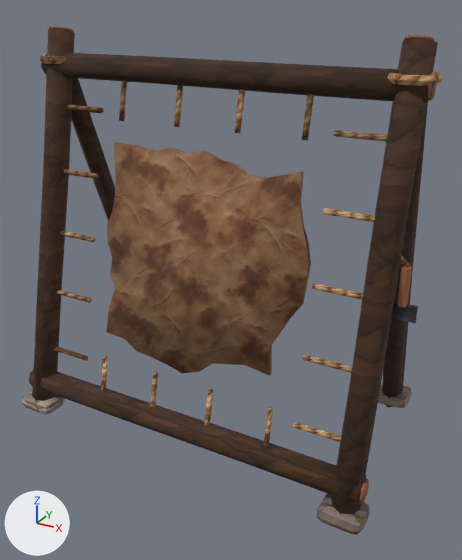
The glTF model assets/models/stations/tanning_rack.glb: old version first, new version second.
Camera for both pictures: a 50 mm camera at (1.17, -2.1, 1.69) aimed at (0.04, -0.05, 0.66). Arrows for +X, +Y and +Z are at lower left; the lights stay in place. The picture after the commit comes second. Vertices at exactly the same position are counted once.

In view in the first picture: 'model'.
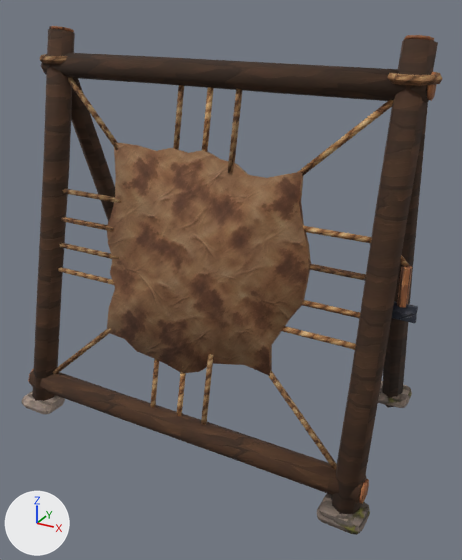
What differs and where, as boxes (x1, y1, x2, y2) in the pictures (462 x 560 px; the box of a moved part takes in the faces that stretch with it):
part 1 of me_cube_005, added
    after: (59, 243, 120, 260)
part 2 of me_cube_005, moved or reshaped
    before: (303, 354, 352, 373)
    after: (309, 264, 366, 280)
part 3 of me_cube_005, moved or reshaped
    before: (60, 231, 95, 242)
    after: (62, 189, 121, 203)
part 4 of me_cube_005, moved or reshaped
    before: (63, 169, 99, 179)
    after: (68, 77, 118, 149)
part 5 of me_cube_005, moved or reshaped
    before: (293, 422, 341, 442)
    after: (268, 370, 337, 470)
part 6 of me_cube_005, added
    after: (58, 267, 115, 285)
part 7 of me_cube_005, moved or reshaped
    before: (57, 290, 92, 303)
    after: (61, 217, 114, 232)
part 8 of me_cube_005, added (brown)
    after: (281, 326, 356, 350)
part 9 of me_cube_005, added
    after: (302, 300, 360, 318)
part 10 of me_cube_005, moved or reshaped
    before: (333, 130, 388, 142)
    after: (303, 226, 372, 243)
part 11 of me_cube_005, moved or reshaped
    before: (119, 80, 127, 121)
    after: (202, 87, 214, 152)
part 12 of me_cube_005, moved or reshaped
    before: (101, 356, 108, 391)
    after: (176, 367, 186, 416)
part 13 of me_cube_005, deleted
    before: (54, 94, 375, 446)
part 14 of me_cube_005, moved or reshaped
    before: (174, 85, 245, 134)
    after: (173, 85, 393, 175)
part 15 of me_cube_005, moved or reshaped
    before: (150, 372, 214, 426)
    after: (53, 328, 213, 425)
part 16 of me_cube_005, surface changed
    both: (22, 26, 442, 535)
part 17 of me_cube_005, recoloured
    both: (40, 54, 68, 64)

The change, as a list of edits to the scene's bpy script:
```text
Change me_cube_005:
    where me_cube_005.from_pydata(...)  # 1104 vertices, 2032 faces; spans x -0.8..0.8, y -0.47..0.47, z 0.0..1.59
    me_cube_005 part 1: a new loose piece, a 5-sided cylinder along x spanning x -0.717..-0.353, y -0.247..-0.226, z 0.737..0.758, in mat_rope_b (picture img_rope_b)
    me_cube_005 part 2: the loose piece of 10 vertices spanning x 0.46..0.68, y -0.29..-0.27, z 0.54..0.56 is scaled about its middle by (-1.24, -0.964, 1.02), then moved by (-0.03, 0.07, 0.31), in mat_rope_b (picture img_rope_b)
    me_cube_005 part 3: the loose piece of 10 vertices spanning x -0.72..-0.49, y -0.24..-0.22, z 0.79..0.81 is scaled about its middle by (-1.57, -1.03, 0.973), then moved by (0.06, 0.04, 0.17), in mat_rope_b (picture img_rope_b)
    me_cube_005 part 4: the loose piece of 10 vertices spanning x -0.72..-0.49, y -0.18..-0.16, z 1.04..1.06 is multiplied about its middle by the matrix ((-1.407, -0.385, 1.249), (0.288, -1.881, -0.256), (1.275, 0.0, 1.436)), then moved by (0.05, 0.06, 0.26), in mat_rope_b (picture img_rope_b)
    me_cube_005 part 5: the loose piece of 10 vertices spanning x 0.46..0.68, y -0.35..-0.33, z 0.29..0.31 is multiplied about its middle by the matrix ((-1.601, -0.441, 1.428), (0.33, -2.145, -0.294), (1.458, 0.0, 1.634)), then moved by (-0.07, 0.0, 0.01), in mat_rope_b (picture img_rope_b)
    me_cube_005 part 6: a new loose piece, a 5-sided cylinder along x spanning x -0.717..-0.332, y -0.27..-0.25, z 0.635..0.656, in mat_rope_a (picture img_rope_a)
    me_cube_005 part 7: the loose piece of 10 vertices spanning x -0.72..-0.49, y -0.29..-0.27, z 0.54..0.56 is scaled about its middle by (-1.44, -1.1, 1.06), then moved by (0.05, 0.07, 0.3), in mat_rope_a (picture img_rope_a)
    me_cube_005 part 8: a new loose piece, a 5-sided cylinder along x spanning x 0.329..0.683, y -0.275..-0.256, z 0.62..0.64, in mat_rope_c (picture img_rope_c)
    me_cube_005 part 9: a new loose piece, a 5-sided cylinder along x spanning x 0.395..0.683, y -0.251..-0.232, z 0.725..0.746, in mat_rope_c (picture img_rope_c)
    me_cube_005 part 10: the loose piece of 10 vertices spanning x 0.46..0.68, y -0.12..-0.1, z 1.28..1.3 is scaled about its middle by (-1.44, -0.926, 1), then moved by (-0.05, -0.07, -0.31), in mat_rope_c (picture img_rope_c)
    me_cube_005 part 11: the loose piece of 10 vertices spanning x -0.41..-0.39, y -0.13..-0.07, z 1.26..1.45 is scaled about its middle by (1.05, -1.5, -1.56), then moved by (0.38, -0.01, -0.05), in mat_rope_c (picture img_rope_c)
    me_cube_005 part 12: the loose piece of 10 vertices spanning x -0.41..-0.39, y -0.38..-0.32, z 0.14..0.33 is scaled about its middle by (1.05, -1.32, -1.36), then moved by (0.38, 0.0, 0.03)
    me_cube_005 part 13: 6 loose pieces with 60 vertices, spanning x -0.72..0.68, y -0.38..-0.07, z 0.14..1.45, are deleted
    me_cube_005 part 14: 9 vertices moved from x -0.15..0.12, y -0.13..-0.07, z 1.26..1.45 to x -0.15..0.11, y -0.16..-0.07, z 1.13..1.45; 10 vertices removed from x -0.15..0.12, y -0.13..-0.07, z 1.26..1.45; 20 vertices added at x -0.15..0.69, y -0.16..-0.07, z 1.13..1.46
    me_cube_005 part 15: 8 vertices moved from x -0.14..0.12, y -0.38..-0.32, z 0.15..0.33 to x -0.14..0.11, y -0.38..-0.29, z 0.14..0.47; 10 vertices removed from x -0.15..0.12, y -0.37..-0.32, z 0.14..0.33; 20 vertices added at x -0.72..0.11, y -0.38..-0.29, z 0.14..0.47
    me_cube_005 part 16: 1744 kept faces spanning x -0.8..0.8, y -0.47..0.47, z 0.0..1.59 get new texture (UV) coordinates
    me_cube_005 part 17: 144 faces spanning x -0.8..-0.63, y -0.16..0.01, z 1.46..1.49 switch from mat_rope_a (picture img_rope_a) to mat_rope_b (picture img_rope_b)
```
